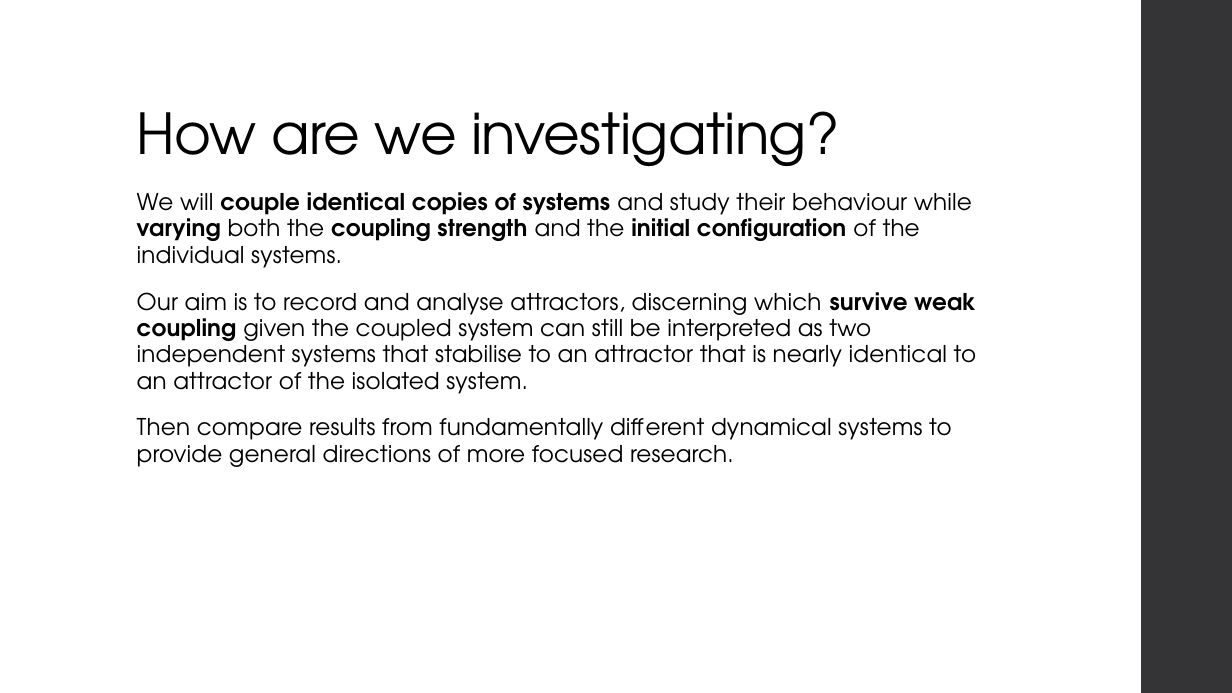
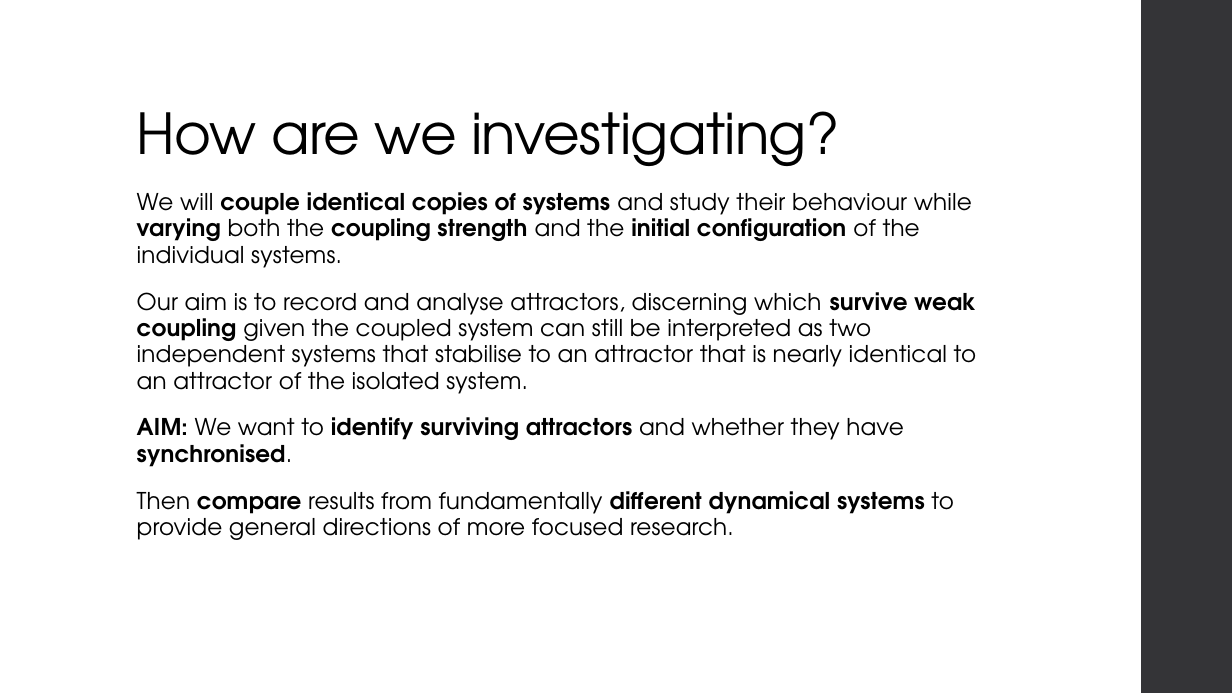
Before and after one commit to JonasEBrown/University, a slide deck: slide 4 of EPSRC Internship/October Presentation.pptx. Drawn at 1232x693 pixels with LibreOffice and Linux fonts; fonts in the diff are those of the drawing. Boxes give left, top, right and bottom in pixels: in the first picture for what was removed or moved away, otherwise in the second. Text is boxed around its words. In the diff, an @@ line names an element or a change of style, - is before the commit and + after.

```diff
--- a/EPSRC Internship/October Presentation.pptx
+++ b/EPSRC Internship/October Presentation.pptx
@@ text at box(137, 417, 903, 467): paragraph added @@
+AIM: We want to identify surviving attractors and whether they have synchronised.
@@ text at box(137, 491, 954, 540): bold on in "compare different dynamical systems" @@
```
Also in this commit, not shown: 7 other slides changed, 5 slides added, 3 other files.
